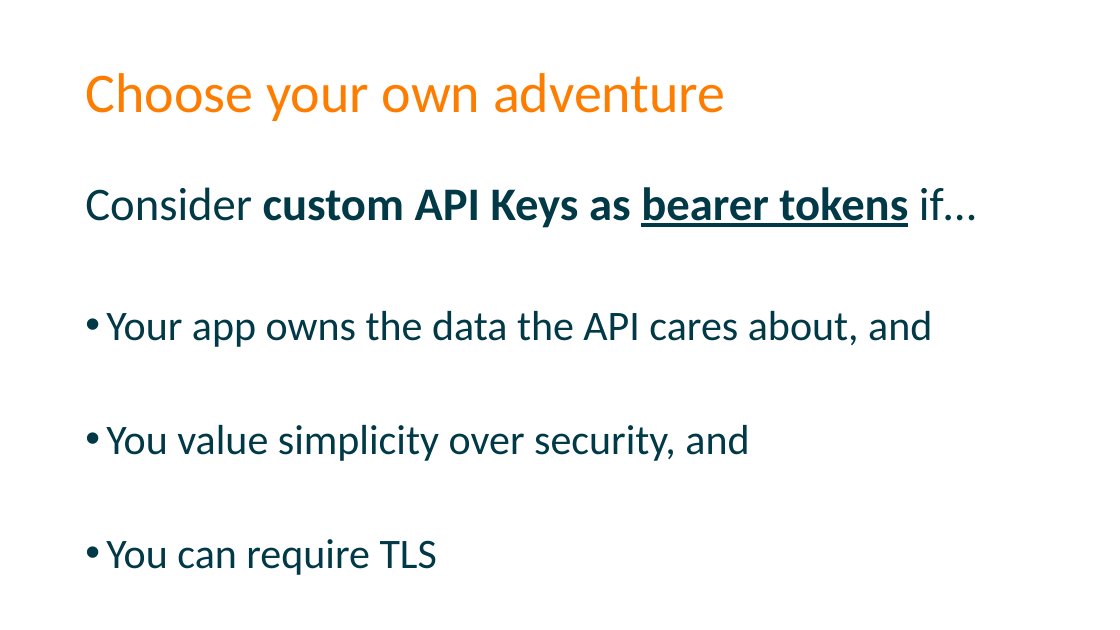
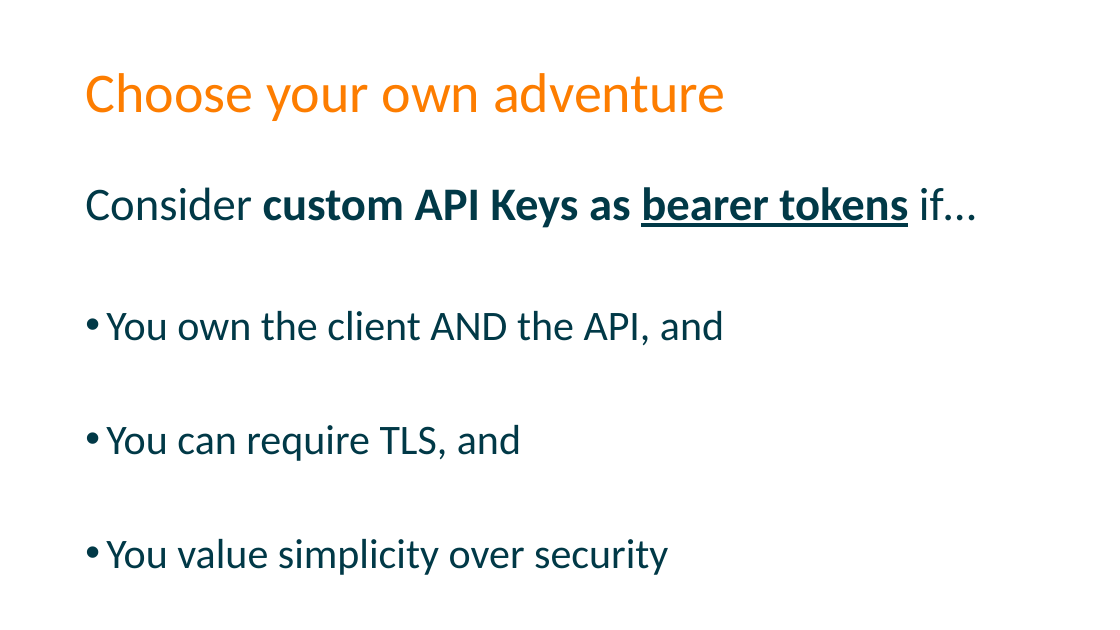
Before and after one commit to spetryjohnson/Securing-Your-API-Endpoints, a slide deck: slide 60 of Securing Your API Endpoints.pptx (slide 61 before the commit). Drawn at 1120x630 pixels with LibreOffice and Linux fonts; fonts in the diff are those of the drawing. Boxes give left, top, right and bottom in pixels: in the first picture for what was removed or moved away, otherwise in the second. Text is boxed around its words. In the diff, an @@ line names an element or a change of style, - is before the commit and + after.

```diff
--- a/Securing Your API Endpoints.pptx
+++ b/Securing Your API Endpoints.pptx
@@ text at (106,311,724,575): text changed @@
-• Your app owns the data the API cares about, and
-• You value simplicity over security, and
-• You can require TLS
+• You own the client AND the API, and
+• You can require TLS, and
+• You value simplicity over security
```
Also in this commit, not shown: 9 other slides changed, 1 slide removed, 1 other file.
